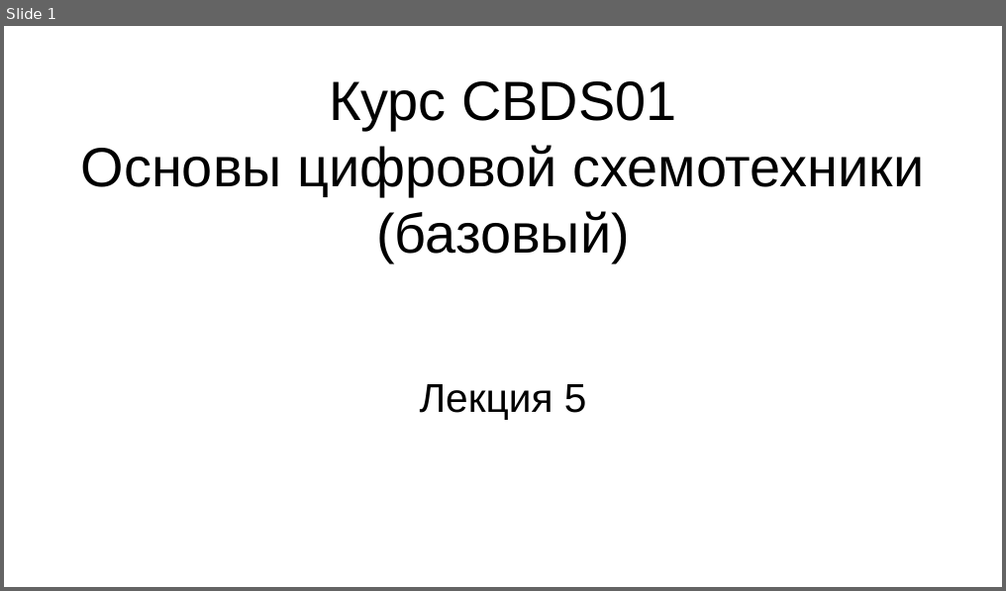
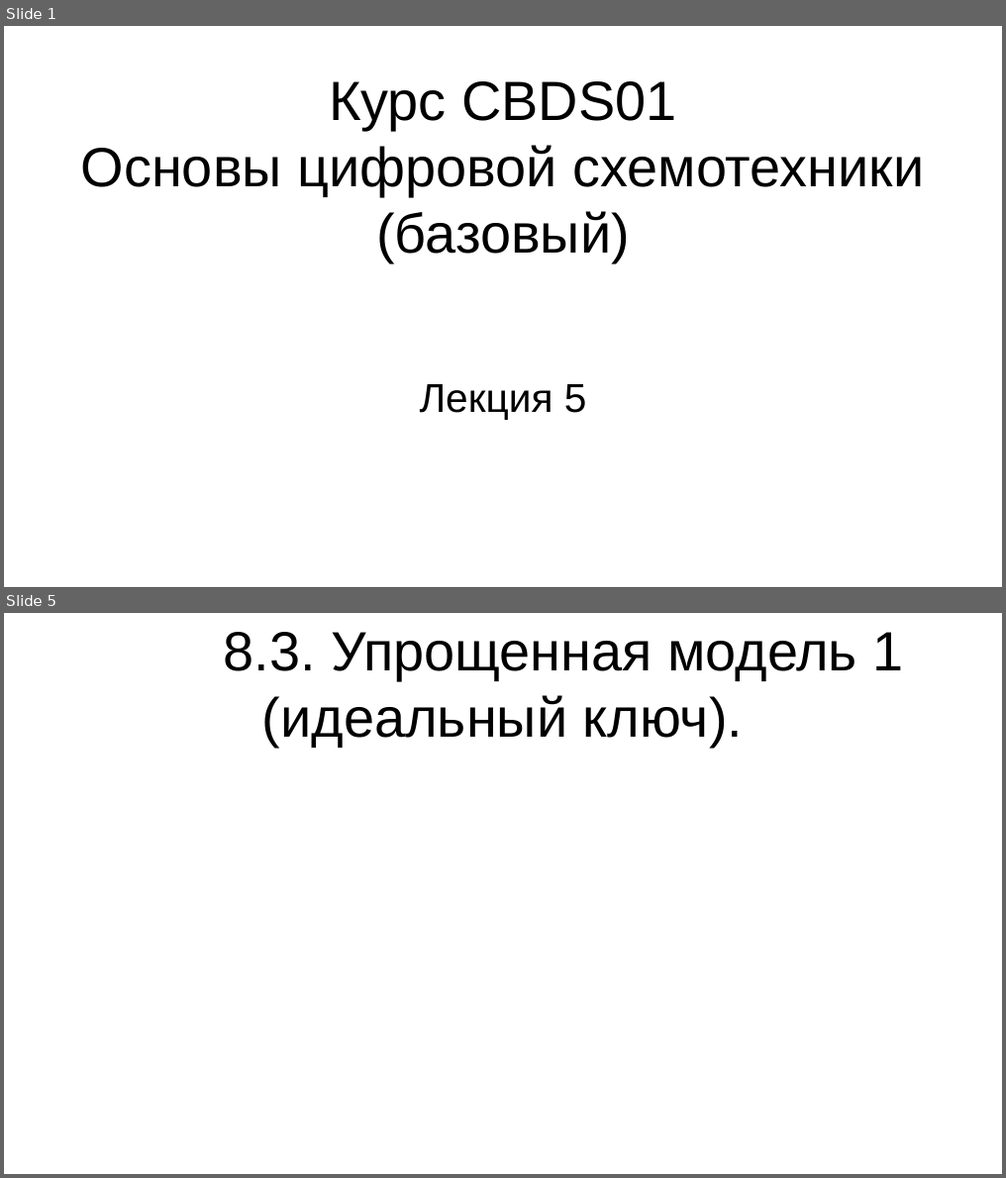
Before and after one commit to steelcraft/stud-lab, a slide deck: Лекции/СBDS01#L5.odp. Shown one above the other, each under a label of ours: slide 1 before the commit, slides 1 and 5 after it; the slides between them are not shown. The pictures are 1006x591 and 1006x1178 pixels, drawn with LibreOffice and Linux fonts; fonts in the diff are those of the drawing. Boxes give left, top, right and bottom in pixels: in the first picture for what was removed or moved away, otherwise in the second. Text is boxed around its words. In the diff, an @@ line names an element or a change of style, - is before the commit and + after.

```diff
--- a/Лекции/СBDS01#L5.odp
+++ b/Лекции/СBDS01#L5.odp
@@ slide 5 added at [4,613,1002,1174], background #FFFFFF @@
@@ title added at [224,632,903,747], 44 pt, text #000000 @@
+8.3. Упрощенная модель 1 (идеальный ключ).
```
Also in this commit, not shown: 15 other slides added.
